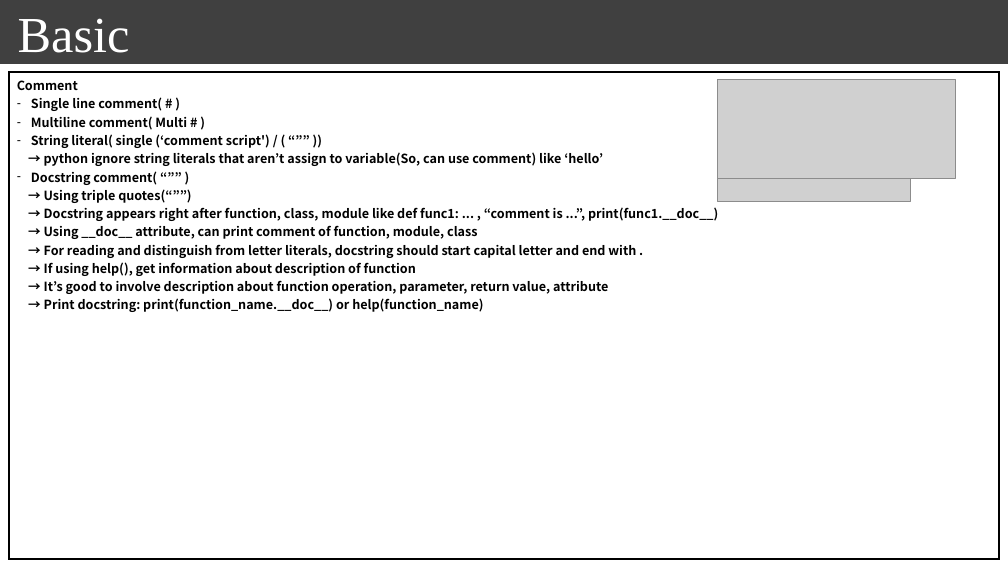
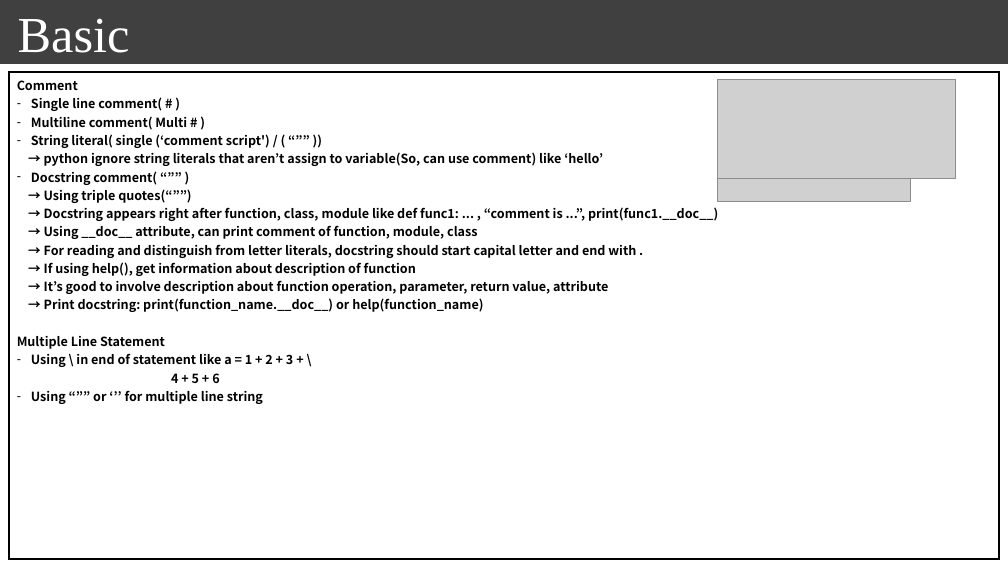
Before and after one commit to seonghokim/Study, a slide deck: slide 1 of Study Material/[ENG] everything in python.pptx. Drawn at 1008x567 pixels with LibreOffice and Linux fonts; fonts in the diff are those of the drawing; grey boxes stand for pictures; background and template pictures are left out. Boxes give left, top, right and bottom in pixels: in the first picture for what was removed or moved away, otherwise in the second. Text is boxed around its words. In the diff, an @@ line names an element or a change of style, - is before the commit and + after.

```diff
--- a/Study Material/[ENG] everything in python.pptx
+++ b/Study Material/[ENG] everything in python.pptx
@@ table at (9, 73, 1000, 559) @@
-row 1, column 1: Comment / Single line comment( # ) / Multiline comment( Multi # ) / String literal( single (‘comment script') / ( “”” )) / → python ignore string literals that aren’t assign to variable(So, can use comment) like ‘hello’ / Docstring comment( “”” ) / → Using triple quotes(“””) / → Docstring appears right after function, class, module like def func1: ... , “comment is ...”, print(func1.__doc__) / → Using __doc__ attribute, can print comment of function, module, class / → For reading and distinguish from letter literals, docstring should start capital letter and end with . / → If using help(), get information about description of function / → It’s good to involve description about function operation, parameter, return value, attribute / → Print docstring: print(function_name.__doc__) or help(function_name)
+row 1, column 1: Comment / Single line comment( # ) / Multiline comment( Multi # ) / String literal( single (‘comment script') / ( “”” )) / → python ignore string literals that aren’t assign to variable(So, can use comment) like ‘hello’ / Docstring comment( “”” ) / → Using triple quotes(“””) / → Docstring appears right after function, class, module like def func1: ... , “comment is ...”, print(func1.__doc__) / → Using __doc__ attribute, can print comment of function, module, class / → For reading and distinguish from letter literals, docstring should start capital letter and end with . / → If using help(), get information about description of function / → It’s good to involve description about function operation, parameter, return value, attribute / → Print docstring: print(function_name.__doc__) or help(function_name) / Multiple Line Statement / Using \ in end of statement like a = 1 + 2 + 3 + \ / 4 + 5 + 6 / Using “”” or ‘’’ for multiple line string
```
Also in this commit, not shown: 1 other slide changed, 1 slide added.
